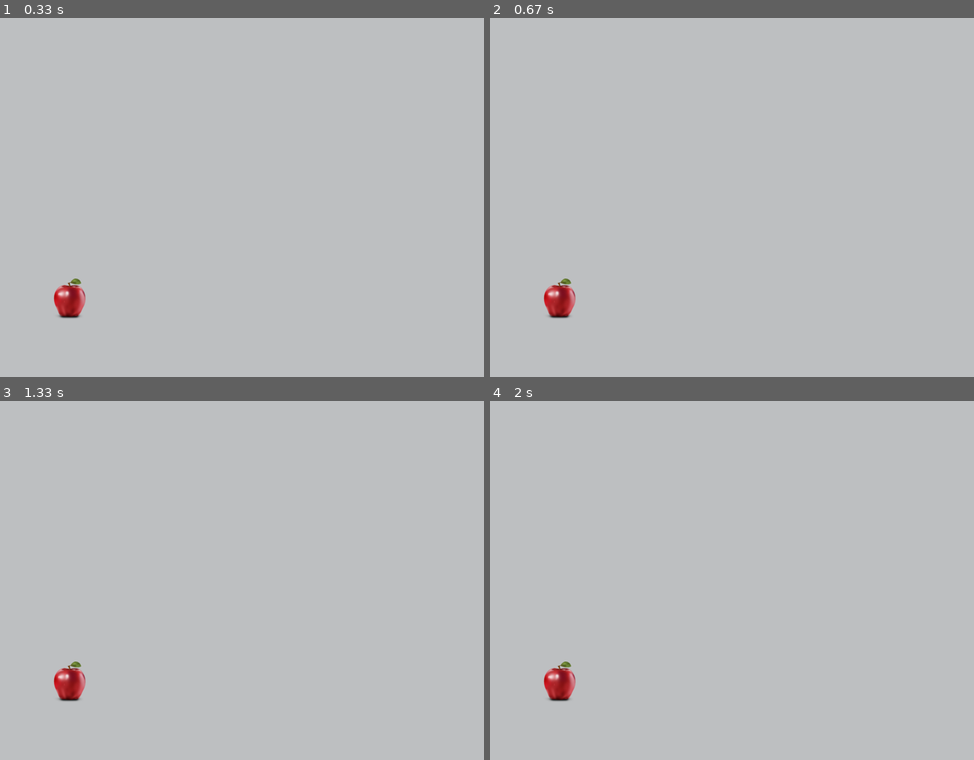
Above: before the commit, frames 1-4 (two rows, left to right).
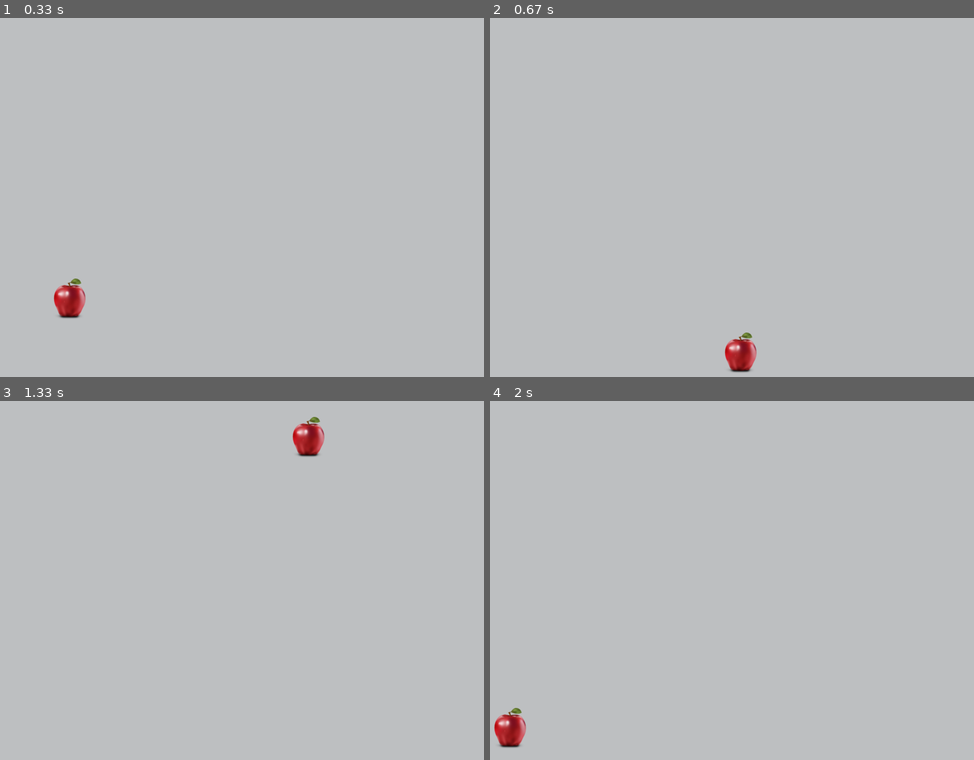
Above: after the commit, the same moments.

Repository: VinG12345/tir-game
Game: pygame game, started from main.py
Same seed, same stepped clock (60 frames per second), same inputs: the game is played once before the commit and once after it.
Inputs (mouse positions are in pixels of both pictures, inside the frame that each line leads up to):
- Up to frame 1 (0.33 s): no input
- Up to frame 2 (0.67 s): click (562, 305) at 0.38 s
- Up to frame 3 (1.33 s): click (256, 742) at 0.72 s; click (198, 429) at 1.05 s
- Up to frame 4 (2 s): click (804, 444) at 1.38 s; click (959, 433) at 1.72 s

Frame 1 is identical in both runs. In frame 2, 1.1% of the frame differs, in the area x 11-56%, y 72-99%; in frame 3, 1.1%; in frame 4, 1.1%.

Commit message:
add cycle code

Diff:
--- a/main.py
+++ b/main.py
@@ -24,10 +24,14 @@
     for event in pygame.event.get():
         if event.type == pygame.QUIT:
             running = False
+        if event.type == pygame.MOUSEBUTTONDOWN:
+            mouse_x, mouse_y = pygame.mouse.get_pos()
+            if target_x < mouse_x < target_x + target_width and target_y < mouse_y < target_y + target_height:
+                target_x = random.randint(0, SCREEN_WIDTH - target_width)
+                target_y = random.randint(0, SCREEN_HEIGHT - target_height)
+
 
     screen.blit(target_image, (target_x, target_y))
     pygame.display.update()
 
-
-
 pygame.quit()
